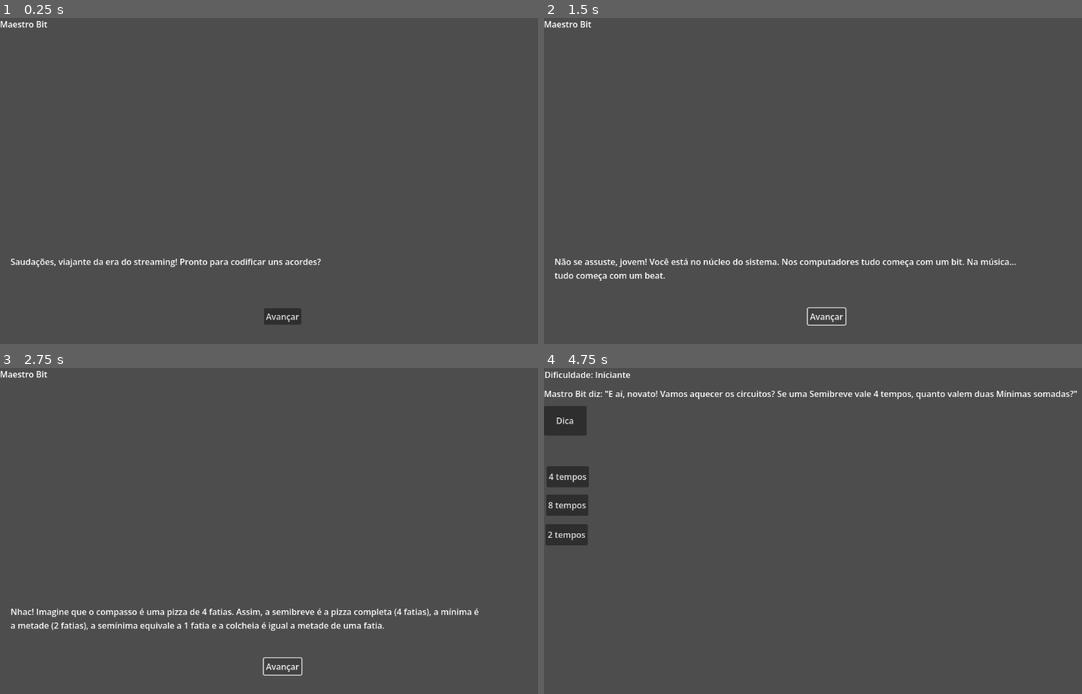
Above: before the commit, frames 1-4 (two rows, left to right).
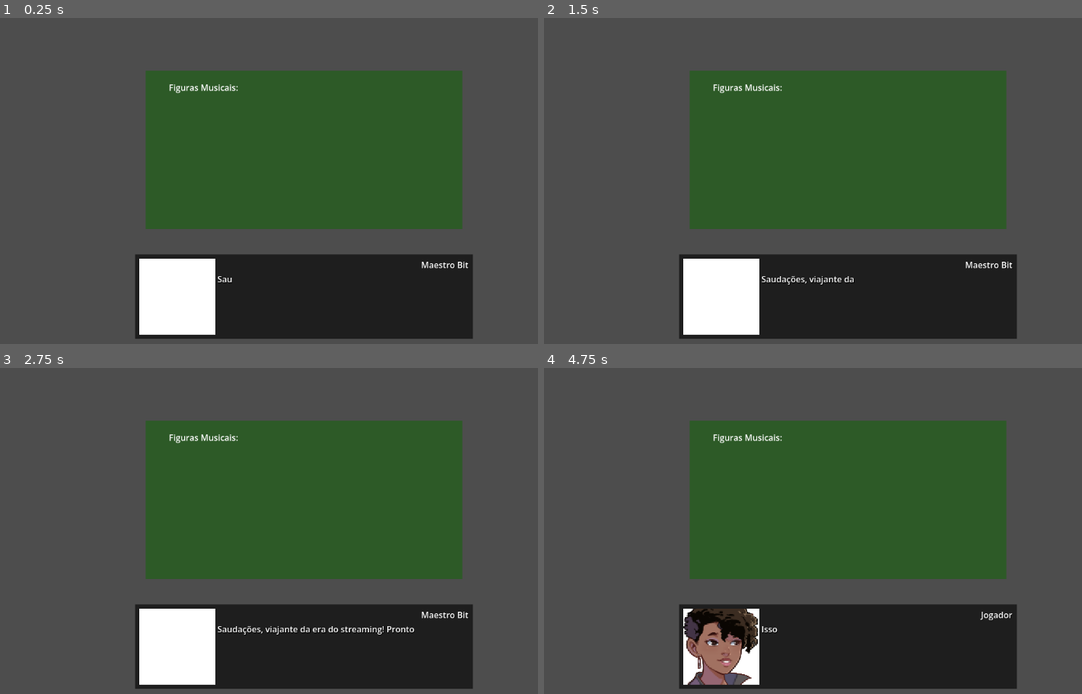
Above: after the commit, the same moments.

Repository: LS-PLuka/matematica-musical
Game: Godot game, scene res://scenes/gameplay/tutorial/tutorial_musical.tscn
The game is run twice, just before and just after one commit, with the same random seed, the same clock (stepped at 60 frames per second) and the same inputs. This scene is started directly instead of the project's main scene.
Inputs (mouse positions are in pixels of both pictures, inside the frame that each line leads up to):
- Up to frame 1 (0.25 s): no input
- Up to frame 2 (1.5 s): click (829, 317) at 0.5 s, where only the run before the commit has a clickable "Avançar"; tap Enter (ui_accept) at 1.25 s; hold Right (right) from 1.28 s (still down)
- Up to frame 3 (2.75 s): tap Enter (ui_accept) at 1.52, 2, 2.27 s; release Right (right) at 2.03 s; hold Down (down) from 2.03 s (still down)
- Up to frame 4 (4.75 s): release Down (down) at 2.78 s; hold Right (right) 2.78-3.53 s; hold Up (up) 3.53-4.28 s; tap Enter (ui_accept) at 3.77, 4.52 s; hold Left (left) from 4.28 s (still down)

The runs differ from the first frame. In frame 1, 45% of the frame differs, in the area x 0-88%, y 0-99%; in frame 2, 45%; in frame 3, 45%; in frame 4, 48%, in the area x 0-100%, y 1-99%.

Commit message:
feat: adiciona caixa de diálogo padrão para tutorial

Diff:
--- /dev/null
+++ b/scenes/gameplay/tutorial/tutorial_musical.gd
@@ -0,0 +1,65 @@
+extends Control
+
+const DIALOG_SCREEN = preload("res://scenes/ui/dialog_screen.tscn")
+
+@onready var hud: CanvasLayer = $HUD
+@onready var painel_lousa: Control = $HUD/PainelLousa
+@onready var painel_pizza: Control = $HUD/PainelPizza
+
+# Falas do Maestro explicando a lousa que está na tela
+var _dialogo_introducao: Dictionary = {
+	0: {
+		"faceset": "res://assets/sprites/characters/maestro_portrait.png",
+		"dialog": "Saudações, viajante da era do streaming! Pronto para codificar uns acordes?",
+		"title": "Maestro Bit"
+	},
+	1: {
+		"faceset": "res://assets/sprites/characters/portrait_temporary_1.png",
+		"dialog": "Isso aqui é 8-bit ou meu gráfico que bugou de vez? Tudo aqui parece velho... Meus olhos estão em 480p.",
+		"title": "Jogador"
+	},
+	2: {
+		"faceset": "res://assets/sprites/characters/maestro_portrait.png",
+		"dialog": "Não se assuste, jovem! Você está no núcleo do sistema. Nos computadores tudo começa com um bit. Na música… tudo começa com um beat.",
+		"title": "Maestro Bit"
+	},
+	3: {
+		"faceset": "res://assets/sprites/characters/maestro_portrait.png",
+		"dialog": "Para voltar ao seu mundo de fibra óptica, você precisará consertar a Grande Partitura. E lembre-se: a matemática é a música da mente; a música é a matemática do coração.",
+		"title": "Maestro Bit"
+	},
+	4: {
+		"faceset": "res://assets/sprites/characters/maestro_portrait.png",
+		"dialog": "Preste muita atenção nessas instruções e tente memorizar o valor de cada figura musical. Só assim você será capaz de superar os desafios e chegar à Grande Partitura!",
+		"title": "Maestro Bit"
+	},
+	5: {
+		"faceset": "res://assets/sprites/characters/maestro_portrait.png",
+		"dialog": "Nhac! Imagine que o compasso é uma pizza de 4 fatias. Assim, a semibreve é a pizza completa (4 fatias), a mínima é a metade (2 fatias), a semínima equivale a 1 fatia e a colcheia é igual a metade de uma fatia.",
+		"title": "Maestro Bit"
+	},
+	6: {
+		"faceset": "res://assets/sprites/characters/maestro_portrait.png",
+		"dialog": "Deu fome?!",
+		"title": "Maestro Bit"
+	},
+}
+
+func _ready() -> void:
+	# A lousa já começa visível no fundo
+	painel_lousa.visible = true
+	painel_pizza.visible = false
+
+	# Chama o diálogo reutilizável por cima da lousa
+	_iniciar_dialogo(_dialogo_introducao)
+
+func _iniciar_dialogo(dados_dialogo: Dictionary) -> void:
+	var dialog: DialogScreen = DIALOG_SCREEN.instantiate()
+	dialog.data = dados_dialogo
+	dialog.dialogo_finalizado.connect(_ao_terminar_dialogo)
+	hud.add_child(dialog)
+
+func _ao_terminar_dialogo() -> void:
+	# O diálogo sumiu! Agora você libera a próxima etapa do tutorial
+	print("Diálogo finalizado! Mostrando o próximo painel...")
+	painel_pizza.visible = true
--- a/scenes/gameplay/tutorial/tutorial_musical.tscn
+++ b/scenes/gameplay/tutorial/tutorial_musical.tscn
@@ -1,32 +1,21 @@
 [gd_scene format=3 uid="uid://clygcl31yllbx"]
 
-[ext_resource type="Script" uid="uid://c71e3mxkd8ppg" path="res://scripts/gameplay/tutorial/tutorial_musical.gd" id="1_u4ce6"]
+[ext_resource type="Script" uid="uid://dwsdrcdilycem" path="res://scenes/gameplay/tutorial/tutorial_musical.gd" id="1_6bu3m"]
 
-[node name="TutorialMusical" type="Node2D" unique_id=1734342812]
-script = ExtResource("1_u4ce6")
+[node name="TutorialMusical" type="Control" unique_id=1121696985]
+layout_mode = 3
+anchors_preset = 0
+script = ExtResource("1_6bu3m")
 
-[node name="DialogoMaestro" type="Node2D" parent="." unique_id=3504357]
+[node name="HUD" type="CanvasLayer" parent="." unique_id=904830976]
 
-[node name="TexturaMaestro" type="Sprite2D" parent="DialogoMaestro" unique_id=185700564]
-
-[node name="NomePersonagem" type="Label" parent="DialogoMaestro" unique_id=1123592685]
-offset_right = 40.0
-offset_bottom = 23.0
-
-[node name="Fala" type="Label" parent="DialogoMaestro" unique_id=1153138501]
-offset_left = 20.0
-offset_top = 450.0
-offset_right = 920.0
-offset_bottom = 530.0
-autowrap_mode = 2
-
-[node name="PainelLousa" type="Control" parent="." unique_id=1322575830]
+[node name="PainelLousa" type="Control" parent="HUD" unique_id=1322575830]
 layout_mode = 3
 anchors_preset = 0
 offset_right = 40.0
 offset_bottom = 40.0
 
-[node name="FundoLousa" type="ColorRect" parent="PainelLousa" unique_id=289205968]
+[node name="FundoLousa" type="ColorRect" parent="HUD/PainelLousa" unique_id=289205968]
 layout_mode = 0
 offset_left = 276.0
 offset_top = 100.0
@@ -34,50 +23,41 @@
 offset_bottom = 400.0
 color = Color(0.1764706, 0.3529412, 0.15294118, 1)
 
-[node name="VBox" type="VBoxContainer" parent="PainelLousa" unique_id=1332117001]
+[node name="VBox" type="VBoxContainer" parent="HUD/PainelLousa" unique_id=1332117001]
 layout_mode = 0
 offset_left = 320.0
 offset_top = 120.0
 offset_right = 360.0
 offset_bottom = 224.0
 
-[node name="LabelTitulo" type="Label" parent="PainelLousa/VBox" unique_id=792707262]
+[node name="LabelTitulo" type="Label" parent="HUD/PainelLousa/VBox" unique_id=792707262]
 layout_mode = 2
 text = "Figuras Musicais:"
 
-[node name="LabelSemiBreve" type="Label" parent="PainelLousa/VBox" unique_id=797703208]
+[node name="LabelSemiBreve" type="Label" parent="HUD/PainelLousa/VBox" unique_id=797703208]
 layout_mode = 2
 
-[node name="LabelMinima" type="Label" parent="PainelLousa/VBox" unique_id=1296067410]
+[node name="LabelMinima" type="Label" parent="HUD/PainelLousa/VBox" unique_id=1296067410]
 layout_mode = 2
 
-[node name="LabelSemiMinima" type="Label" parent="PainelLousa/VBox" unique_id=809700418]
+[node name="LabelSemiMinima" type="Label" parent="HUD/PainelLousa/VBox" unique_id=809700418]
 layout_mode = 2
 
-[node name="LabelColcheia" type="Label" parent="PainelLousa/VBox" unique_id=947445880]
+[node name="LabelColcheia" type="Label" parent="HUD/PainelLousa/VBox" unique_id=947445880]
 layout_mode = 2
 
-[node name="LabelDica" type="Label" parent="PainelLousa/VBox" unique_id=5954498]
+[node name="LabelDica" type="Label" parent="HUD/PainelLousa/VBox" unique_id=5954498]
 layout_mode = 2
 
-[node name="PainelPizza" type="Control" parent="." unique_id=506637508]
+[node name="PainelPizza" type="Control" parent="HUD" unique_id=506637508]
 layout_mode = 3
 anchors_preset = 0
 offset_right = 40.0
 offset_bottom = 40.0
 
-[node name="ImgPizza" type="Sprite2D" parent="PainelPizza" unique_id=1738568277]
+[node name="ImgPizza" type="Sprite2D" parent="HUD/PainelPizza" unique_id=1738568277]
 
-[node name="TextoPizza" type="Label" parent="PainelPizza" unique_id=142725970]
+[node name="TextoPizza" type="Label" parent="HUD/PainelPizza" unique_id=142725970]
 layout_mode = 0
 offset_right = 40.0
 offset_bottom = 23.0
-
-[node name="BotaoAvancar" type="Button" parent="." unique_id=1904135336]
-offset_left = 500.0
-offset_top = 550.0
-offset_right = 571.0
-offset_bottom = 581.0
-text = "Avançar"
-
-[connection signal="pressed" from="BotaoAvancar" to="." method="avancar"]
--- a/scripts/gameplay/tutorial/tutorial_musical.gd
+++ /dev/null
@@ -1,61 +0,0 @@
-extends Node2D
-
-@onready var painel_lousa = $PainelLousa
-@onready var painel_pizza = $PainelPizza
-@onready var fala_label = $DialogoMaestro/Fala
-@onready var nome_label = $DialogoMaestro/NomePersonagem
-
-@onready var label_titulo = $PainelLousa/VBox/LabelTitulo
-@onready var label_semibreve = $PainelLousa/VBox/LabelSemiBreve
-@onready var label_minima = $PainelLousa/VBox/LabelMinima
-@onready var label_seminima = $PainelLousa/VBox/LabelSemiMinima
-@onready var label_colcheia = $PainelLousa/VBox/LabelColcheia
-@onready var label_dica = $PainelLousa/VBox/LabelDica
-@onready var texto_pizza = $PainelPizza/TextoPizza
-
-const DIALOGO = [
-	{"nome": "Maestro Bit", "fala": "Saudações, viajante da era do streaming! Pronto para codificar uns acordes?"},
-	{"nome": "Léo", "fala": "Isso aqui é 8-bit ou meu gráfico que bugou de vez? Tudo aqui parece velho... Meus olhos estão em 480p."},
-	{"nome": "Maestro Bit", "fala": "Não se assuste, jovem! Você está no núcleo do sistema. Nos computadores tudo começa com um bit. Na música… tudo começa com um beat."},
-	{"nome": "Maestro Bit", "fala": "Para voltar ao seu mundo de fibra óptica, você precisará consertar a Grande Partitura. E lembre-se: a matemática é a música da mente; a música é a matemática do coração."},
-	{"nome": "Maestro Bit", "fala": "Preste muita atenção nessas instruções e tente memorizar o valor de cada figura musical. Só assim você será capaz de superar os desafios e chegar à Grande Partitura!"},
-	{"nome": "Maestro Bit", "fala": "Nhac! Imagine que o compasso é uma pizza de 4 fatias. Assim, a semibreve é a pizza completa (4 fatias), a mínima é a metade (2 fatias), a semínima equivale a 1 fatia e a colcheia é igual a metade de uma fatia."},
-	{"nome": "Maestro Bit", "fala": "Deu fome?!"},
-]
-
-var fala_atual = 0
-
-func _ready():
-	painel_lousa.visible = false
-	painel_pizza.visible = false
-	texto_pizza.visible = false
-
-	label_titulo.text = "Figuras Musicais:"
-	label_semibreve.text = "Semibreve (O) = 4 tempos"
-	label_minima.text = "Mínima = 2 tempos"
-	label_seminima.text = "Semínima = 1 tempo"
-	label_colcheia.text = "Colcheia = 0,5 tempo"
-	label_dica.text = "Dica: use os dedos da mão para contar!"
-
-	mostrar_dialogo(0)
-
-func mostrar_dialogo(indice: int):
-	nome_label.text = DIALOGO[indice]["nome"]
-	fala_label.text = DIALOGO[indice]["fala"]
-
-func avancar():
-	fala_atual += 1
-	match fala_atual:
-		1, 2, 3:
-			mostrar_dialogo(fala_atual)
-		4:
-			mostrar_dialogo(fala_atual)
-			painel_lousa.visible = true
-		5:
-			painel_lousa.visible = false
-			painel_pizza.visible = true
-			mostrar_dialogo(fala_atual)
-		6:
-			mostrar_dialogo(fala_atual)
-		7:
-			get_tree().change_scene_to_file("res://scenes/gameplay/quiz/quiz_screen.tscn")
Not shown, added: scenes/gameplay/tutorial/tutorial_musical.gd.uid
Not shown, removed: scripts/gameplay/tutorial/tutorial_musical.gd.uid
Not shown, added: dgujasgbdasbdhbaiuwhndawiudwaisuDAS
